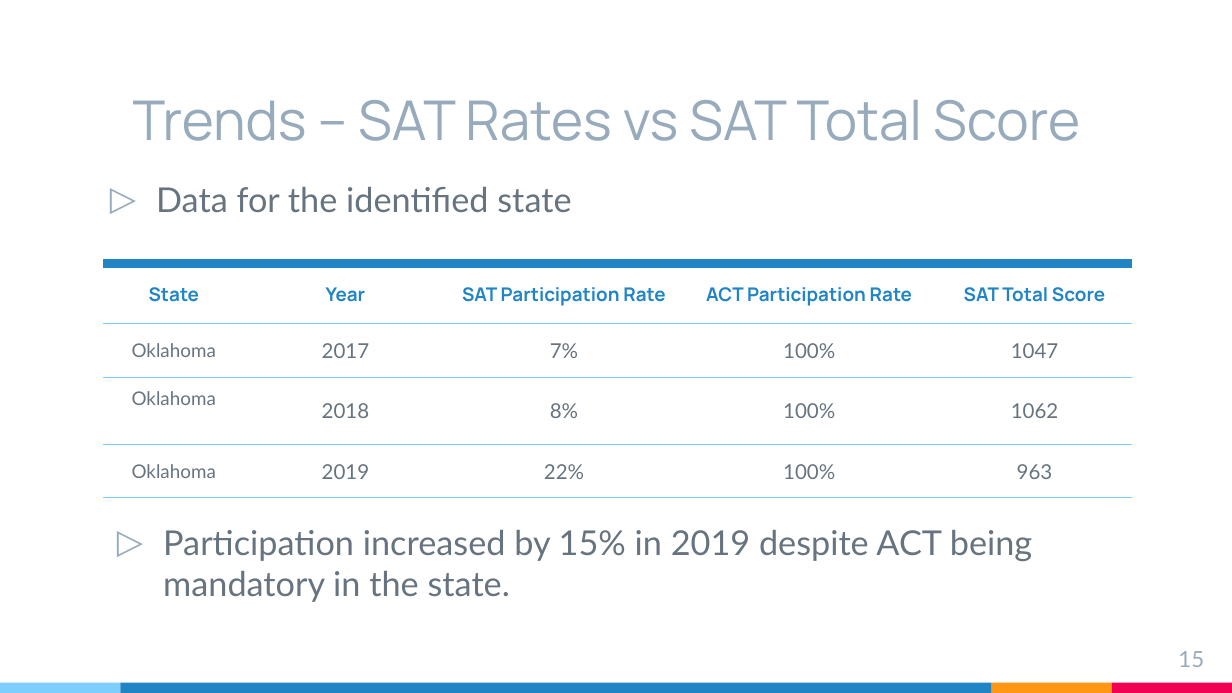
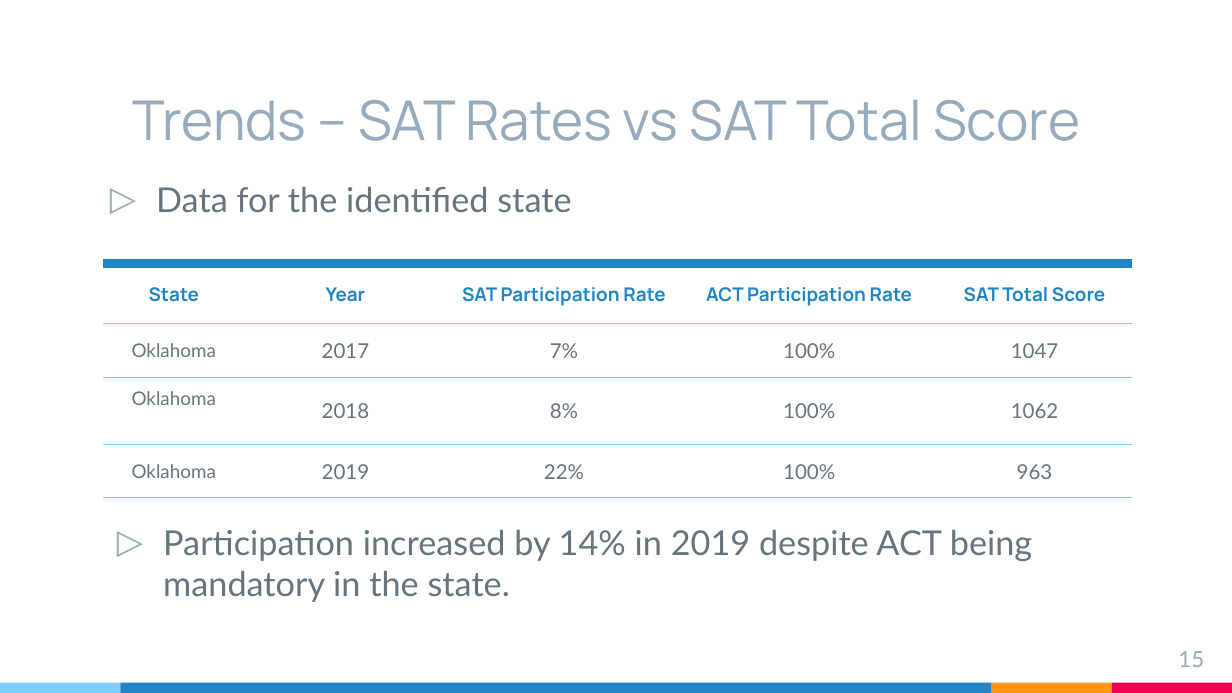
Before and after one commit to JunweiYe91/GA-Projects, a slide deck: slide 15 of GA Project 1/GA Project 1 Slides.pptx. Drawn at 1232x693 pixels with LibreOffice and Linux fonts; fonts in the diff are those of the drawing. Boxes give left, top, right and bottom in pixels: in the first picture for what was removed or moved away, otherwise in the second. Text is boxed around its words. In the diff, an @@ line names an element or a change of style, - is before the commit and + after.

Commit message:
Upload of Project 1 Documents

```diff
--- a/GA Project 1/GA Project 1 Slides.pptx
+++ b/GA Project 1/GA Project 1 Slides.pptx
@@ text at (163,530,1032,602): text changed @@
-▷ Participation increased by 15% in 2019 despite ACT being mandatory in the state.
+▷ Participation increased by 14% in 2019 despite ACT being mandatory in the state.
```
